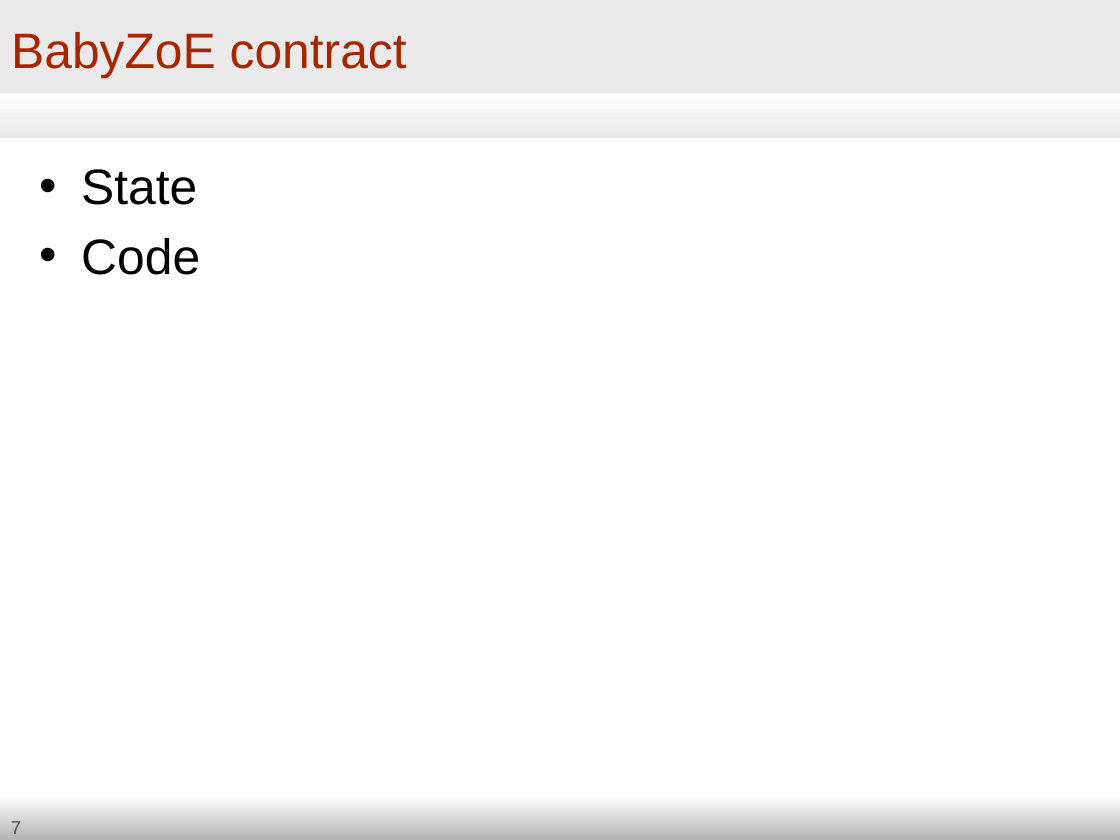
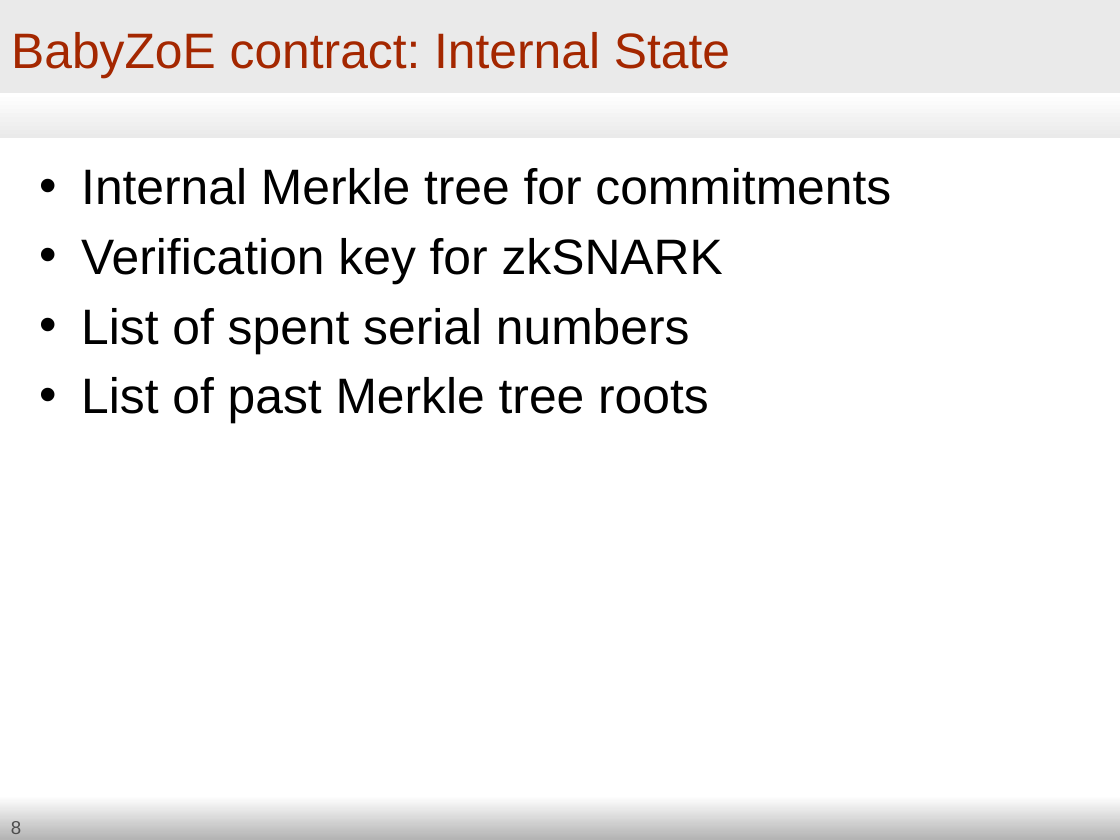
Before and after one commit to zcash-hackworks/babyzoe, a slide deck: slide 8 of babyzoe-draft2.odp (slide 7 before the commit). Drawn at 1120x840 pixels with LibreOffice and Linux fonts; fonts in the diff are those of the drawing. Boxes give left, top, right and bottom in pixels: in the first picture for what was removed or moved away, otherwise in the second. Text is boxed around its words. In the diff, an @@ line names an element or a change of style, - is before the commit and + after.

```diff
--- a/babyzoe-draft2.odp
+++ b/babyzoe-draft2.odp
@@ title at (11,32,730,79): text changed @@
-BabyZoE contract
+BabyZoE contract: Internal State
@@ text at (81,168,891,424): text changed @@
-• State
-• Code
+• Internal Merkle tree for commitments
+• Verification key for zkSNARK
+• List of spent serial numbers
+• List of past Merkle tree roots
@@ page number at (11,821,21,834): text changed @@
-7
+8
```
Also in this commit, not shown: 6 other slides changed, 5 slides added, 1 slide removed.
